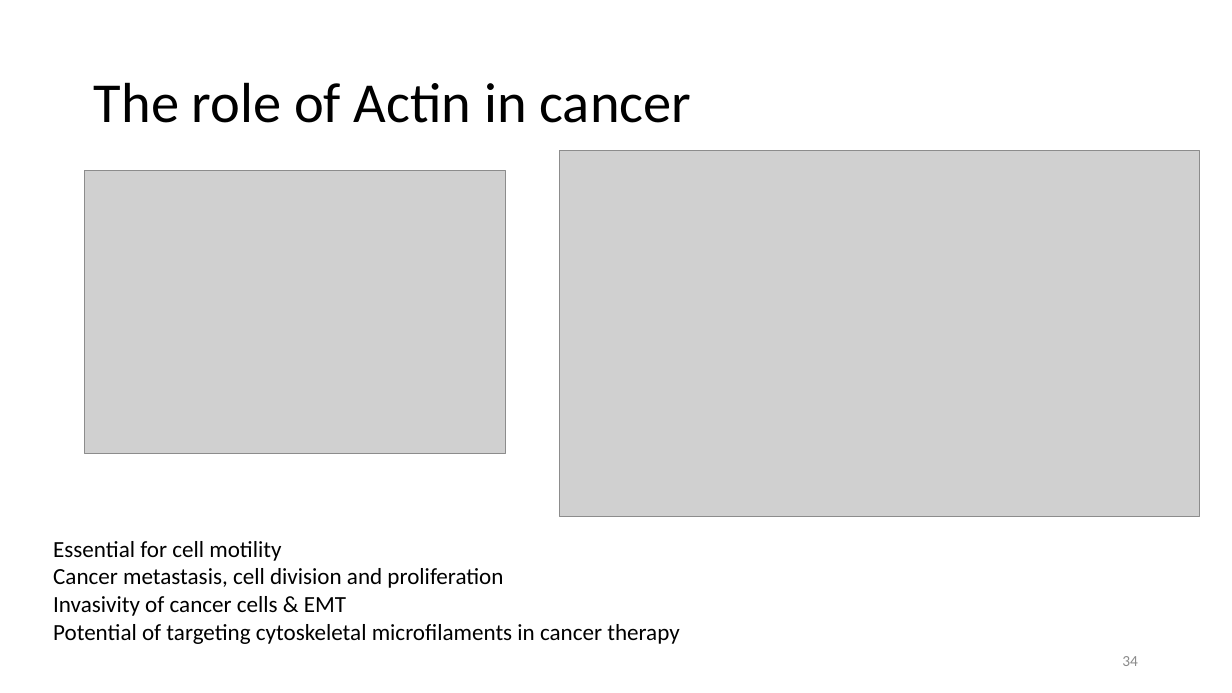
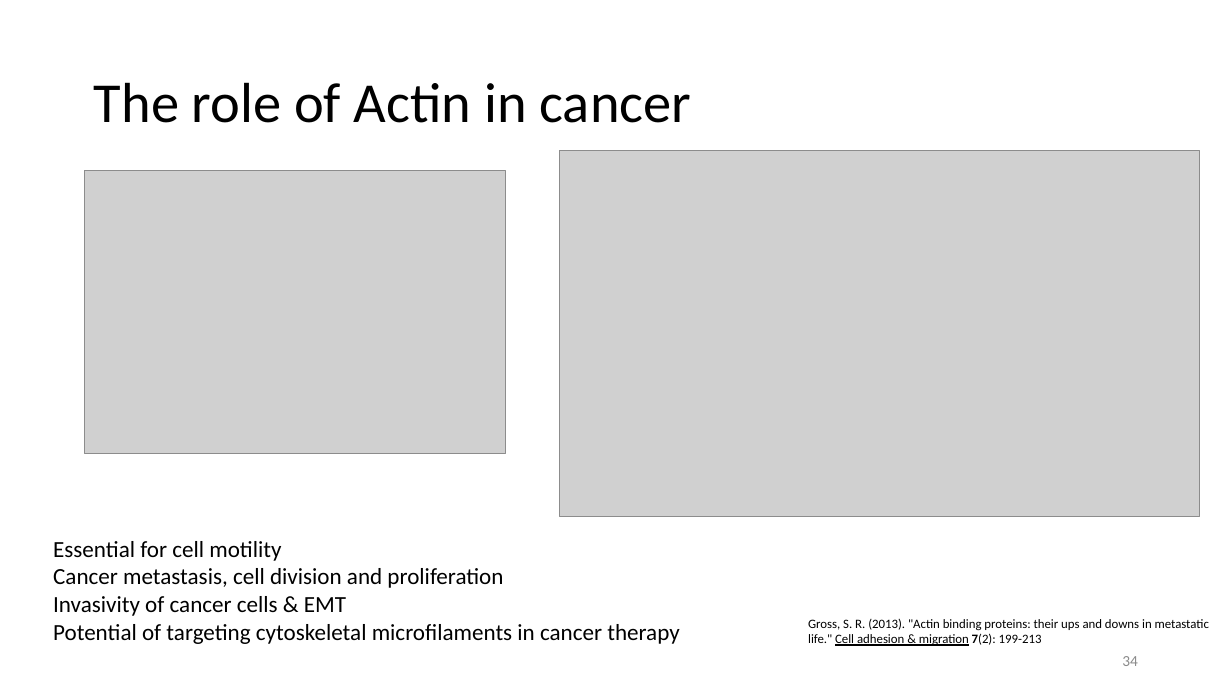
Before and after one commit to datascience-mobi-2022/2022-topic-03-team-05, a slide deck: slide 34 of Project Proposal_temporary draft.pptx. Drawn at 1232x693 pixels with LibreOffice and Linux fonts; fonts in the diff are those of the drawing; grey boxes stand for pictures. Boxes give left, top, right and bottom in pixels: in the first picture for what was removed or moved away, otherwise in the second. Text is boxed around its words. In the diff, an @@ line names an element or a change of style, - is before the commit and + after.

```diff
--- a/Project Proposal_temporary draft.pptx
+++ b/Project Proposal_temporary draft.pptx
@@ text added at (808, 619, 1209, 646), 10 pt, text #000000 @@
+Gross, S. R. (2013). "Actin binding proteins: their ups and downs in metastatic life." Cell adhesion & migration 7(2): 199-213
```
Also in this commit, not shown: 9 other slides changed, 1 slide added, 1 slide removed.
